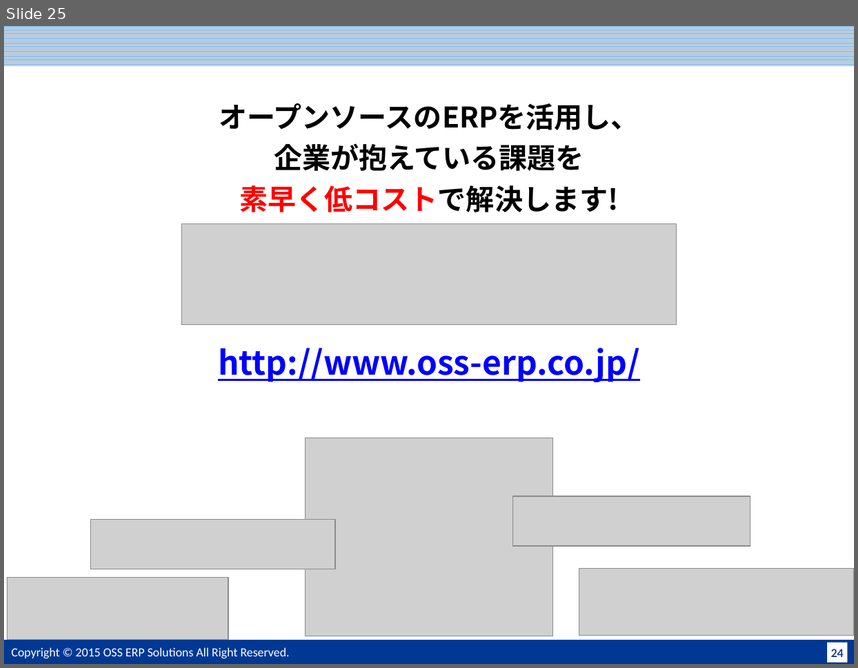
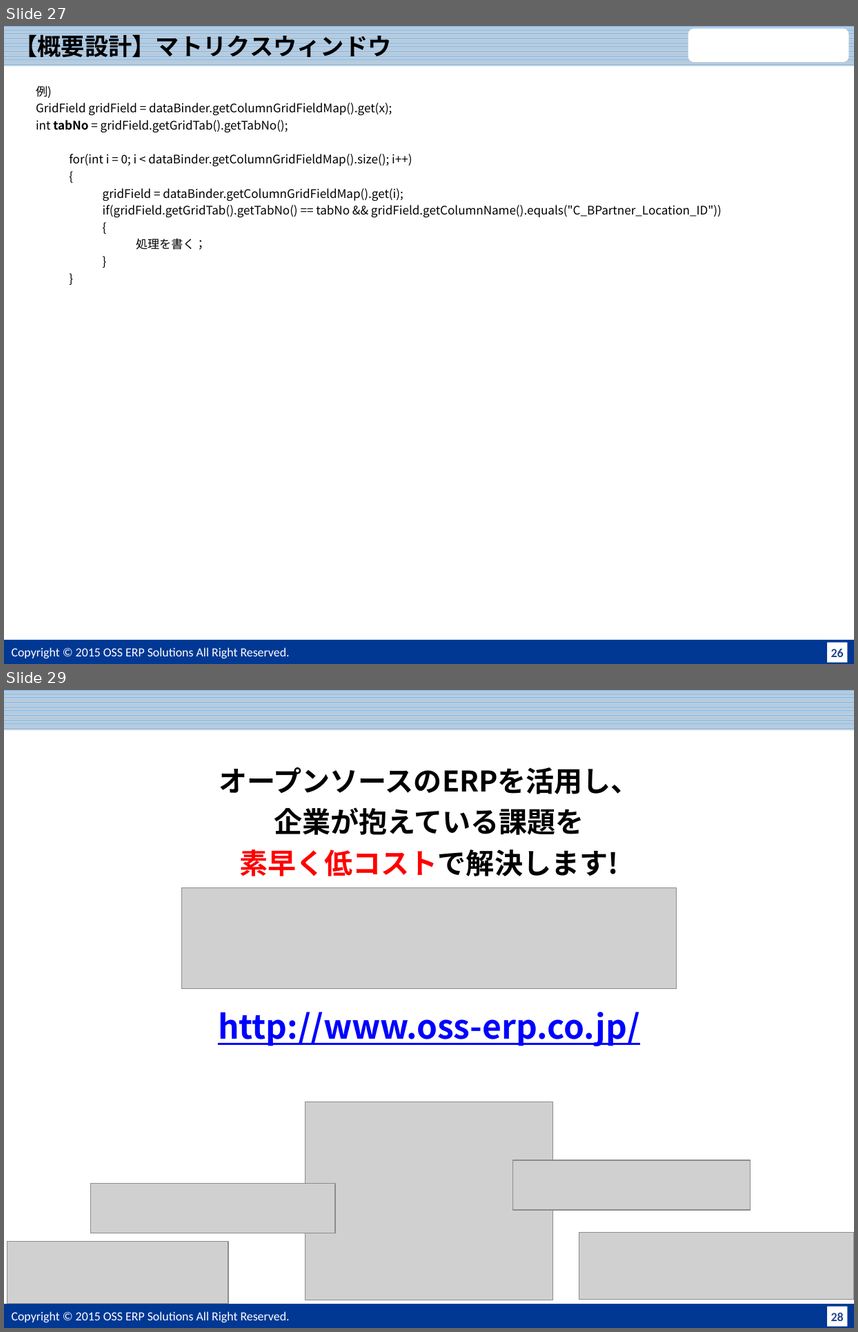
Before and after one commit to JPiere/jpiere.plugin.webui.matrixwindow, a slide deck: Doc/JPIERE-0098_MatrixWindow.pptx. Shown one above the other, each under a label of ours: slide 25 before the commit, slides 27 and 29 after it; the slides between them are not shown. The pictures are 858x668 and 858x1332 pixels, drawn with LibreOffice and Linux fonts; fonts in the diff are those of the drawing; grey boxes stand for pictures; background and template pictures are left out. Boxes give left, top, right and bottom in pixels: in the first picture for what was removed or moved away, otherwise in the second. Text is boxed around its words. In the diff, an @@ line names an element or a change of style, - is before the commit and + after.

```diff
--- a/Doc/JPIERE-0098_MatrixWindow.pptx
+++ b/Doc/JPIERE-0098_MatrixWindow.pptx
@@ slide 27 added at <box>4,26,854,664</box>, background #FFFFFF; not listed: 5 template elements that a slide beside it also shows @@
@@ title added at <box>14,32,391,61</box>, 20 pt, text #000000, bold @@
+【概要設計】マトリクスウィンドウ
@@ text added at <box>36,85,722,250</box>, 10 pt, text #000000 @@
+例)
+GridField gridField = dataBinder.getColumnGridFieldMap().get(x);
+int tabNo = gridField.getGridTab().getTabNo();
+for(int i = 0; i < dataBinder.getColumnGridFieldMap().size(); i++)
+{
+gridField = dataBinder.getColumnGridFieldMap().get(i);
+if(gridField.getGridTab().getTabNo() == tabNo && gridField.getColumnName().equals("C_BPartner_Location_ID"))
+{
+処理を書く；
+}
+}
@@ what was slide 25 is now slide 29 @@
@@ page number at <box>831,1312,844,1321</box>: text changed @@
-24
+28
```
Also in this commit, not shown: 3 other slides added.
